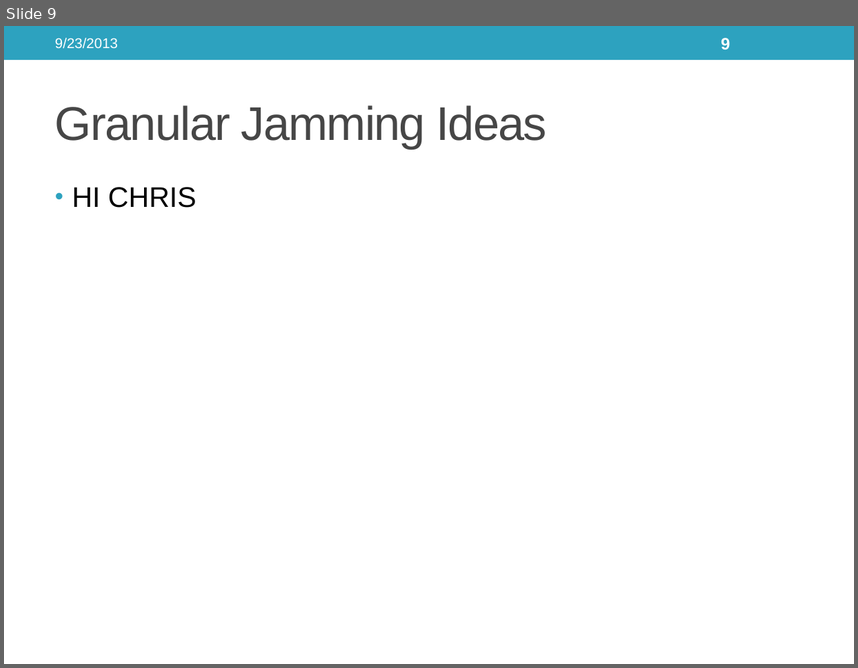
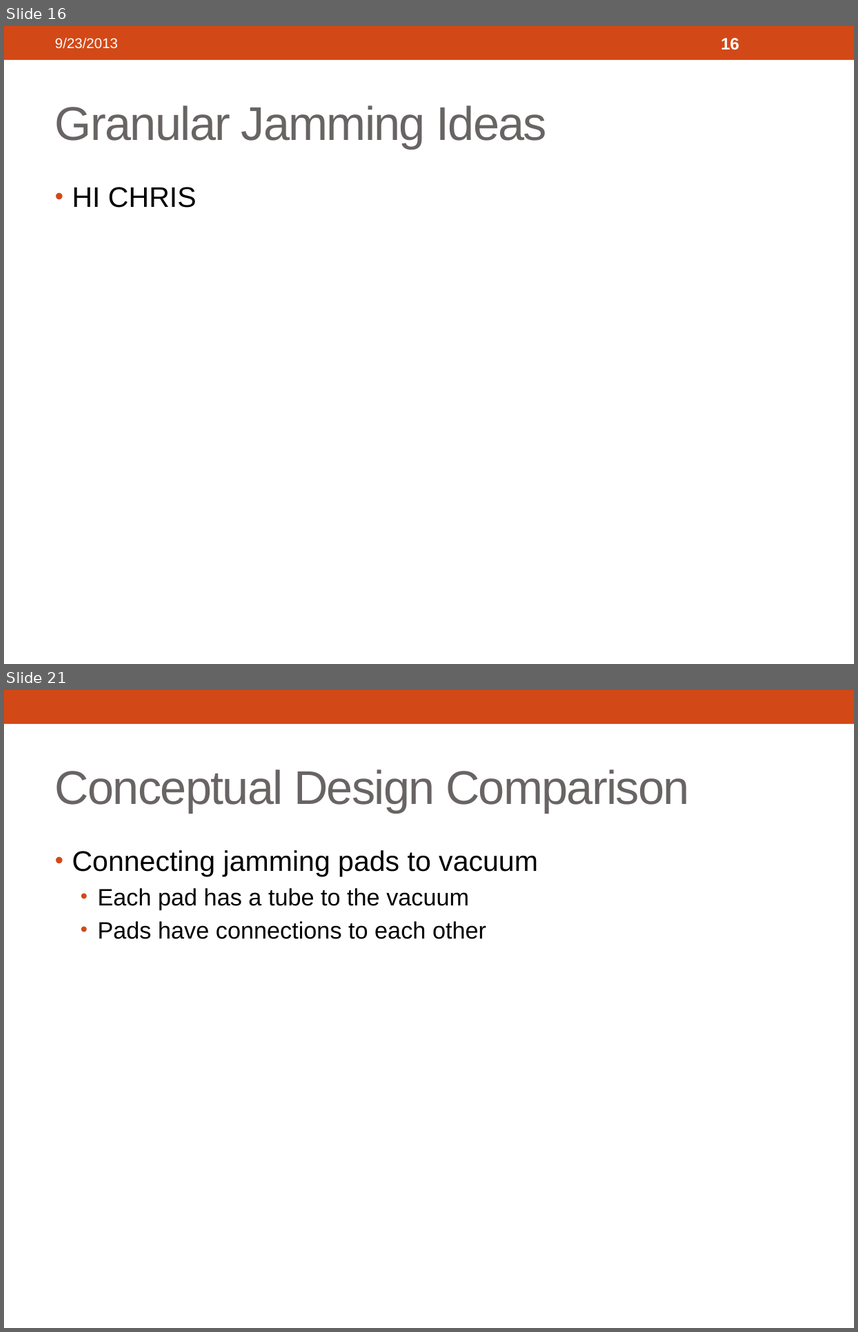
Before and after one commit to 3D-Printed-Granular-Jamming-Hand/3d-printed-granular-jamming-hand, a slide deck: ProgressReports/Presentation 1 Segments/3d-Printed Granular Jamming Hand.pptx. Shown one above the other, each under a label of ours: slide 9 before the commit, slides 16 and 21 after it; the slides between them are not shown. The pictures are 858x668 and 858x1332 pixels, drawn with LibreOffice and Linux fonts; fonts in the diff are those of the drawing. Boxes give left, top, right and bottom in pixels: in the first picture for what was removed or moved away, otherwise in the second. Text is boxed around its words. In the diff, an @@ line names an element or a change of style, - is before the commit and + after.

```diff
--- a/ProgressReports/Presentation 1 Segments/3d-Printed Granular Jamming Hand.pptx
+++ b/ProgressReports/Presentation 1 Segments/3d-Printed Granular Jamming Hand.pptx
@@ slide 21 added at bbox=[4, 690, 854, 1328], background #FFFFFF; not listed: 1 template element that a slide beside it also shows @@
@@ title added at bbox=[55, 769, 689, 813], 40 pt, text #696464 @@
+Conceptual Design Comparison
@@ text added at bbox=[72, 850, 538, 939], 20 pt, text #000000 @@
+• Connecting jamming pads to vacuum
+  • Each pad has a tube to the vacuum
+  • Pads have connections to each other
@@ what was slide 9 is now slide 16 @@
@@ slide 16 changed as well @@
@@ rectangle at bbox=[4, 26, 854, 60]: fill #2DA2BF to #D34817 @@
@@ page number at bbox=[721, 38, 740, 50]: text changed @@
-9
+16
@@ title "Granular Jamming Ideas" at bbox=[55, 105, 548, 149]: text colour #464646 to #696464 @@
@@ text "HI CHRIS" at bbox=[72, 187, 197, 207]: bullet colour #2DA2BF to #D34817 @@
```
Also in this commit, not shown: 12 other slides changed, 15 other slides added.
